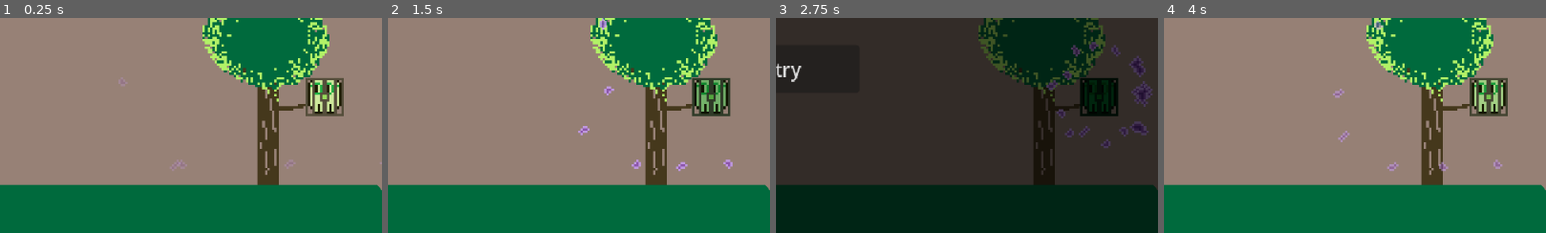
Above: before the commit, frames 1-4 (left to right).
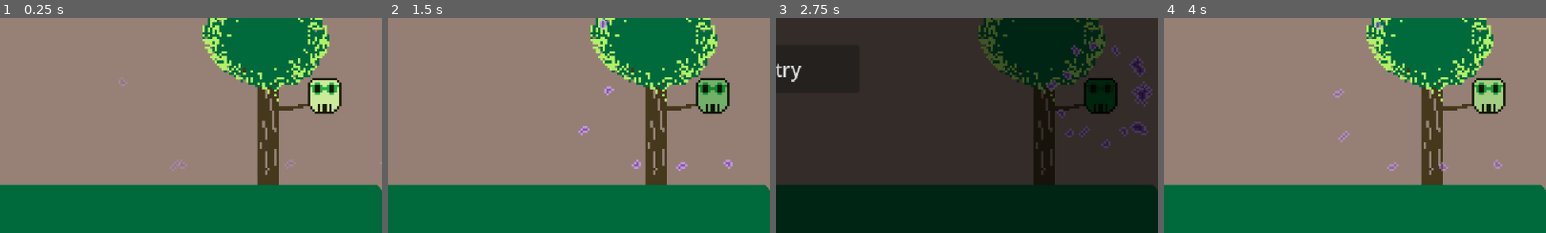
Above: after the commit, the same moments.

Repository: tucksravin/dont-lose-your-head
Game: Godot game, scene res://scenes/days/day_panic_still.tscn
Same seed, same stepped clock (60 frames per second), same inputs: the game is played once before the commit and once after it. This scene is started directly instead of the project's main scene.
Inputs:
- Up to frame 1 (0.25 s): no input
- Up to frame 2 (1.5 s): hold D (move_right) from 0.53 s (still down); tap E (interact) at 0.6, 1.35 s; tap Space (jump) at 0.77 s
- Up to frame 3 (2.75 s): tap Space (jump) at 1.52 s; release D (move_right) at 2.03 s; hold A (move_left) from 2.03 s (still down); tap E (interact) at 2.1 s
- Up to frame 4 (4 s): release A (move_left) at 2.75 s; click "Retry" at 2.75 s; hold D (move_right) from 3.53 s (still down); tap E (interact) at 3.6 s; tap Space (jump) at 3.77 s
The pictures show only the part of the screen within x 50-100%, y 50-100%; the shares and areas given below are measured in that part.

The runs differ from the first frame. In frame 1, 1.1% of the frame differs, in the area x 80-90%, y 28-46%; in frame 2, 1.4%, in the area x 79-90%, y 28-46%; in frame 3, 0.8%; in frame 4, 1.1%.

Commit message:
head is no longer caged

Diff:
--- a/scenes/days/day_panic_still.gd
+++ b/scenes/days/day_panic_still.gd
@@ -1,8 +1,8 @@
 extends Node2D
 ## First panic day: stand still until the meter hits 0. The head is stuck in
-## a tree on the right-edge cliff; when it calms it uncages, sighs (wink +
-## squash), and falls backward out of the canopy and off the drop — that
-## roll-off *is* the outro, and the next playlist entry is the cage transition.
+## a tree on the right-edge cliff (not caged — the cage comes after the
+## fall, in transition_cage). When it calms it sighs (wink + squash) and
+## falls backward out of the canopy and off the drop.
 ##
 ## `_before_head_release` is the DayManager hook (same as lockdown's tip and
 ## the hanging-cage drop): it runs after the needs are met and before
@@ -35,12 +35,10 @@
 			manager.call("fail", "pit")
 
 
-## Cage opens, look at the body, sigh, then tip backward out of the tree.
+## Look at the body, sigh, then tip backward out of the tree.
 func _before_head_release() -> void:
 	if head == null:
 		return
-	head.caged = false
-	head.refresh_face()
 	head.look(-1)
 	head.set_solid(false)
 	var visual: AnimatedSprite2D = head.get_node_or_null("Visual") as AnimatedSprite2D
--- a/scenes/days/day_panic_still.tscn
+++ b/scenes/days/day_panic_still.tscn
@@ -70,7 +70,6 @@
 [node name="Head" parent="." instance=ExtResource("2_wgxpk")]
 z_index = 1
 position = Vector2(592, 246)
-caged = true
 
 [node name="PanicLabel" type="Label" parent="." node_paths=PackedStringArray("counter")]
 offset_left = 548.0
Not shown, changed: docs/CODEBASE.md
Not shown, changed: docs/DESIGN.md
Not shown, changed: journals/smahr.md
